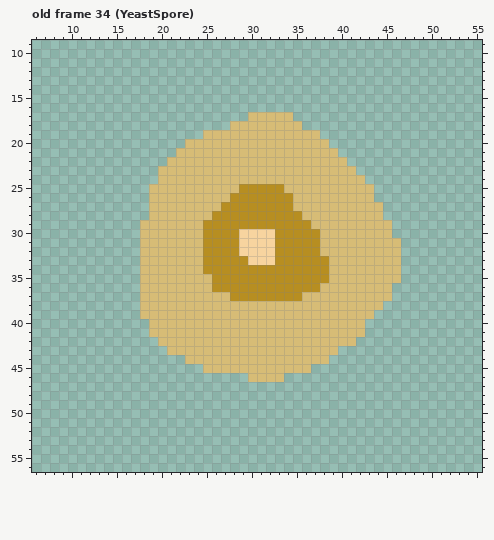
One commit to this pixel-art file: Sprites/Items/items.aseprite. The picture above was drawn from the file before the commit.
64x64 pixels, 40 frames. Colours within 5 levels of each other are drawn and written as one. Shown: old frame 34 (YeastSpore): x 6..55, y 9..56. The commit also changed other frames, which this record leaves out.
New version:
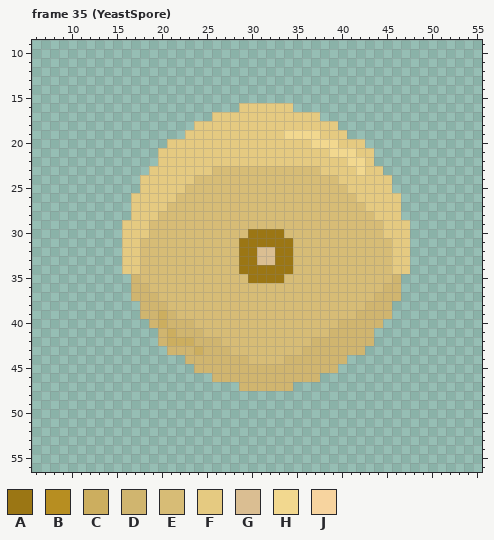
Palette (. is transparent): A #9b7614  B #b78e21  C #ccae5f  D #d0b56f  E #d7bc76  F #e5ca81  G #dabe92  H #f2d88f  J #f7d49f
A new or re-ordered frame is compared with the old frame closest to it.
Difference:
frames re-ordered
Changed rows in their new state; - is an unchanged pixel.
Frame 35 (YeastSpore) against old frame 34 (YeastSpore), layer "Items":
first column x 16:
16 -------------FFFFFF-------------
17 ----------FFFFFFFFFFFF----------
18 --------FFFFFFFFFFFFFFFF--------
19 -------FFFFFFFFFFFHHHHFFF-------
20 -----FFFFFFFFFFFFFFFFHHHFFF-----
21 ----FFFFFFFFFFFFFFFFFFFHHHFF----
22 ----FFFFFFFFFFFFFFFFFFFFFHHF----
23 ---FFFFFFF------------FFFFHFF---
24 --FFFFFF----------------FFFFFF--
25 --FFFFF------EEEEE-------FFFFF--
26 -FFFFF------EEEEEEE-------FFFFF-
27 -FFFF------EEEEEEEE--------FFFF-
28 -FFF------EEEEEEEEEE--------FFF-
29 FFF------EEEEEEEEEEEE--------FFF
30 FFF------EEEEEAAAAEEEE-------FFF
31 FF-------EEEEAAAAAAEEE--------FF
32 FF-------EEEEAAGGAAEEE--------FF
33 FF-------EEEEAAGGAAEEEE-------FF
34 FF-------EEEEAAAAAAEEEE-------FF
35 -D--------EEEEAAAAEEEEE-------D-
36 -DD-------EEEEEEEEEEEE-------DD-
37 -DDD--------EEEEEEEE--------DDD-
38 --DDD----------------------DDD--
39 --DDCD--------------------DDDD--
40 ---DCDDD----------------DDDDD---
41 ---.DCDDD--------------DDDDD----
42 ----DCCCDDD----------DDDDDDD----
43 -----DDDCDDD--------DDDDDDD-----
44 -------DDDDDDD----DDDDDDD-------
45 --------DDDDDDDDDDDDDDDD--------
46 ----------DDDDDDDDDDDD----------
47 -------------DDDDDD-------------
